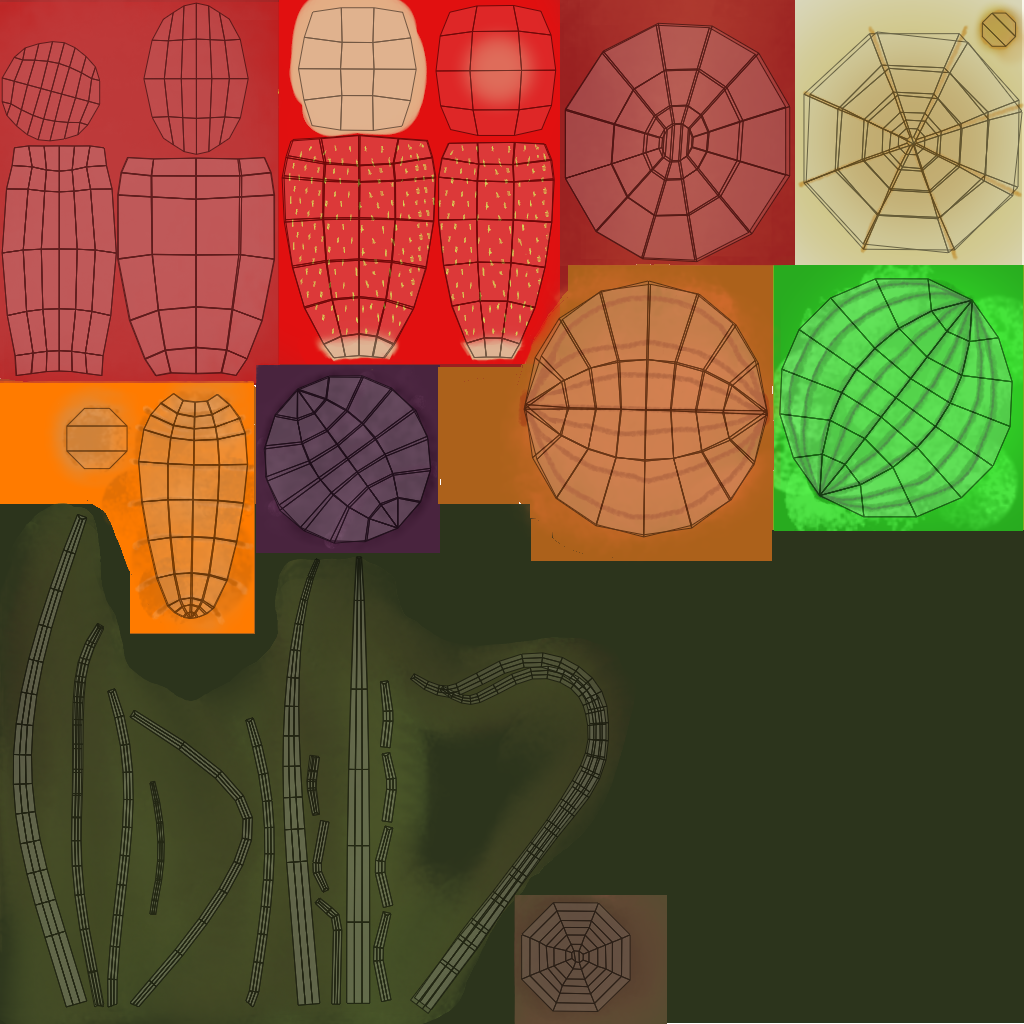
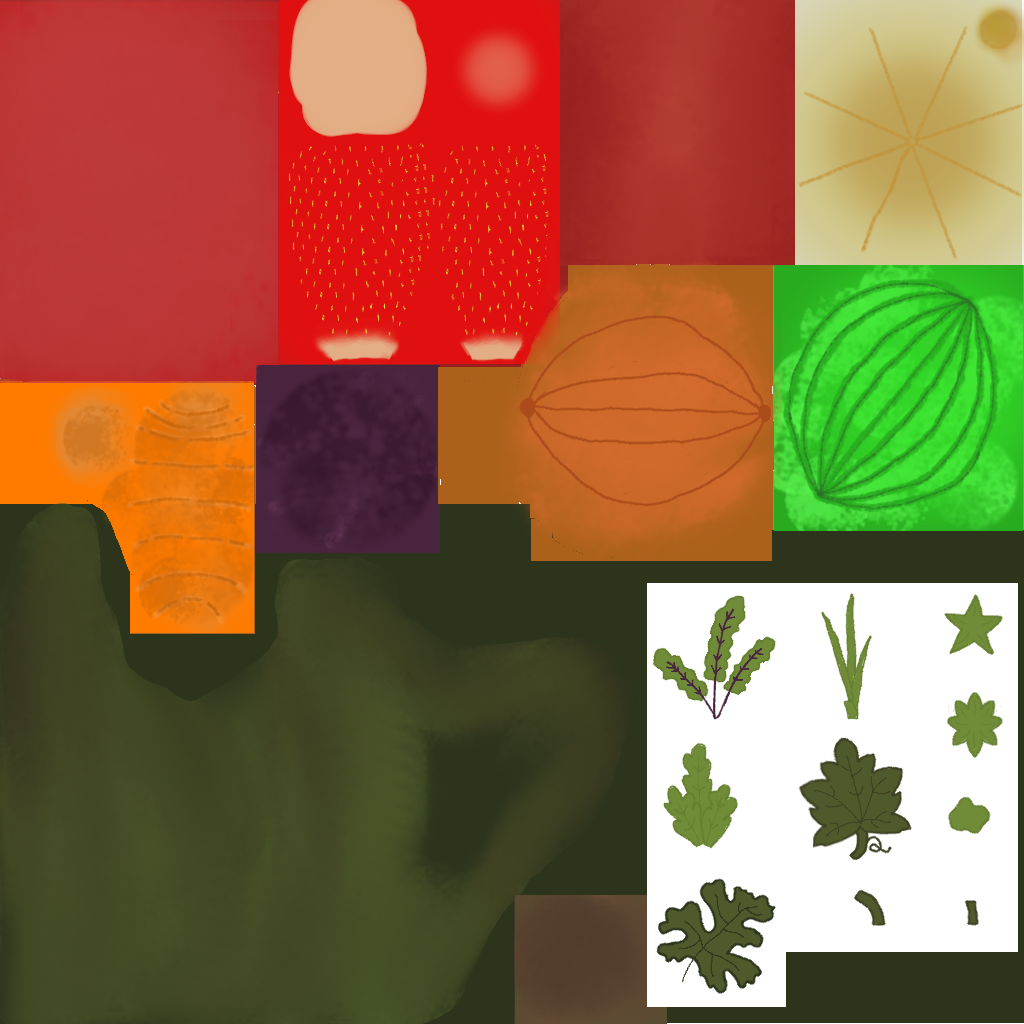
Before/after of a w=1024, h=1024 layered artwork. What changed in the layer stack:
hid "Fruts_Vegetebal.png #1", painted on it over (1, 2, 1023, 1014)
painted on "Linhas" over (132, 9, 1024, 994)
painted on "Sombra" over (647, 895, 667, 1007)
painted on "Cores_Base" over (53, 264, 1018, 1007)